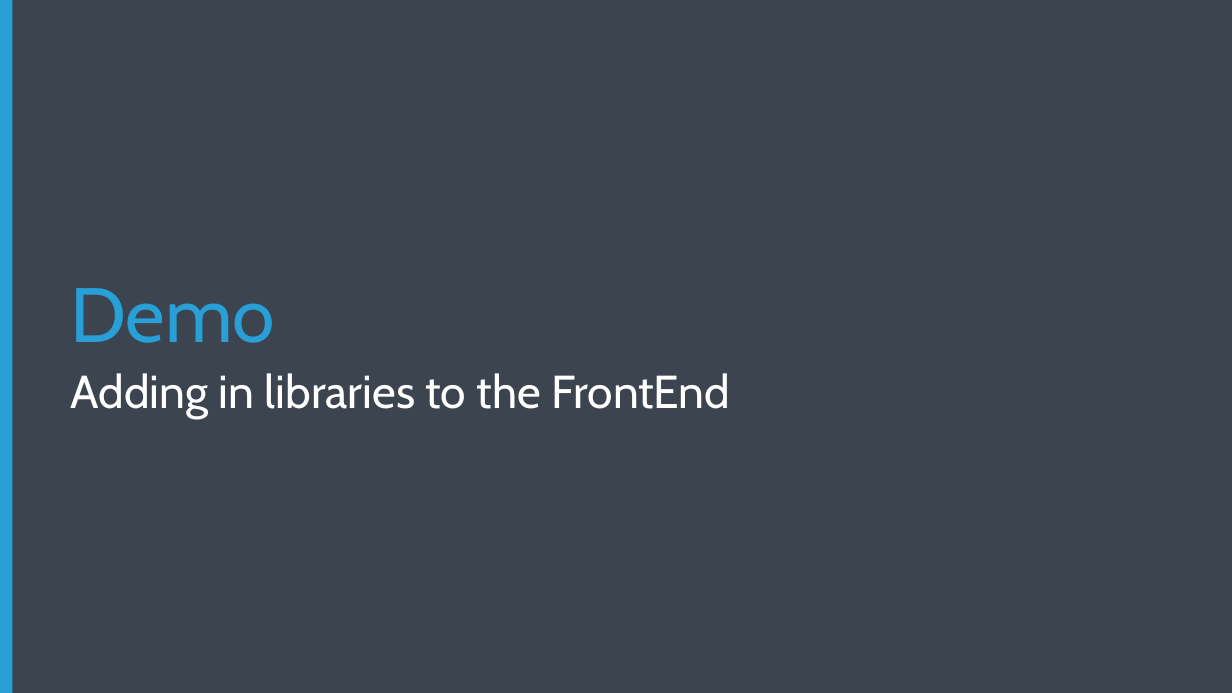
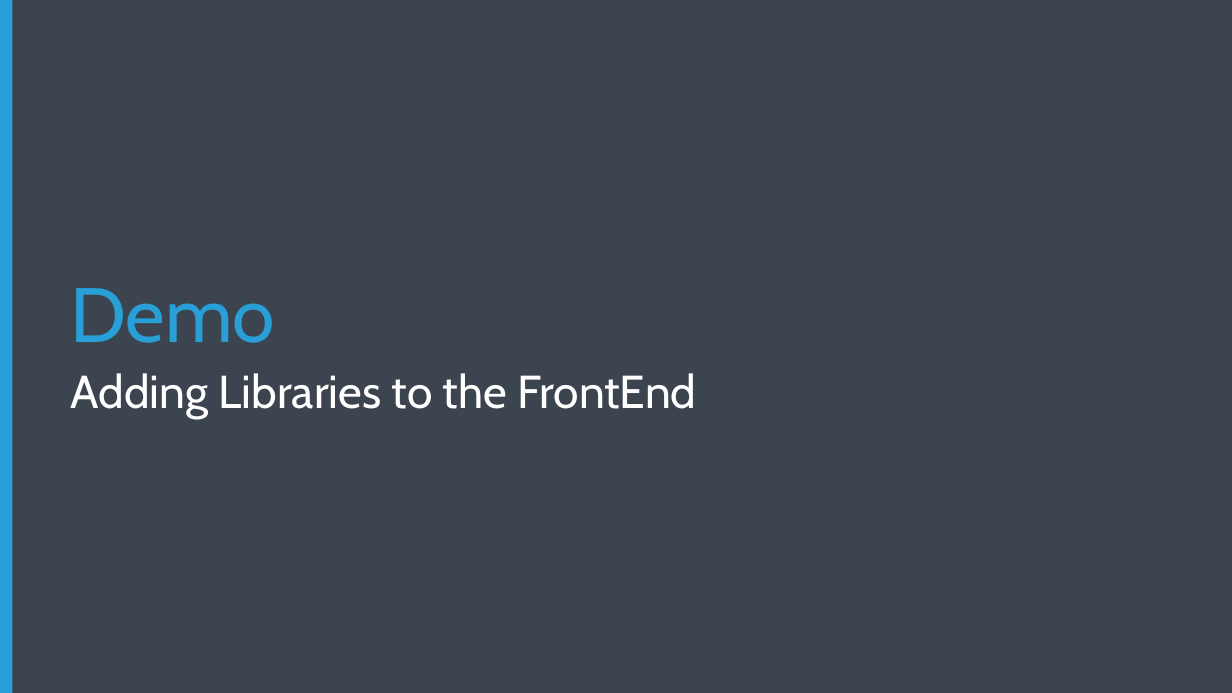
Before and after one commit to Microsoft-Web/NodeCamp, a slide deck: slide 3 of Presentation/ConnectingFrontAndBack/ConnectingFrontAndBack.pptx. Drawn at 1232x693 pixels with LibreOffice and Linux fonts; fonts in the diff are those of the drawing; background and template pictures are left out. Boxes give left, top, right and bottom in pixels: in the first picture for what was removed or moved away, otherwise in the second. Text is boxed around its words. In the diff, an @@ line names an element or a change of style, - is before the commit and + after.

Commit message:
Created ConnectingFrontAndBack reveal.js presentation

```diff
--- a/Presentation/ConnectingFrontAndBack/ConnectingFrontAndBack.pptx
+++ b/Presentation/ConnectingFrontAndBack/ConnectingFrontAndBack.pptx
@@ subtitle at bbox=[70, 373, 697, 419]: text changed @@
-Adding in libraries to the FrontEnd
+Adding Libraries to the FrontEnd
```
Also in this commit, not shown: 6 other slides changed, 4 other files.
